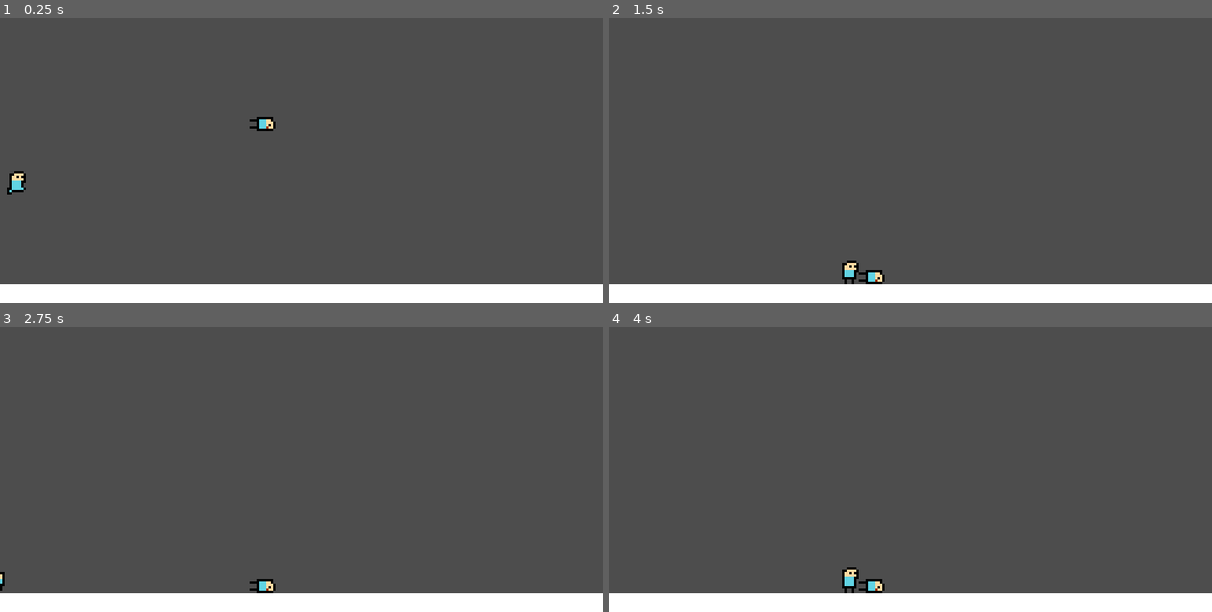
Above: before the commit, frames 1-4 (two rows, left to right).
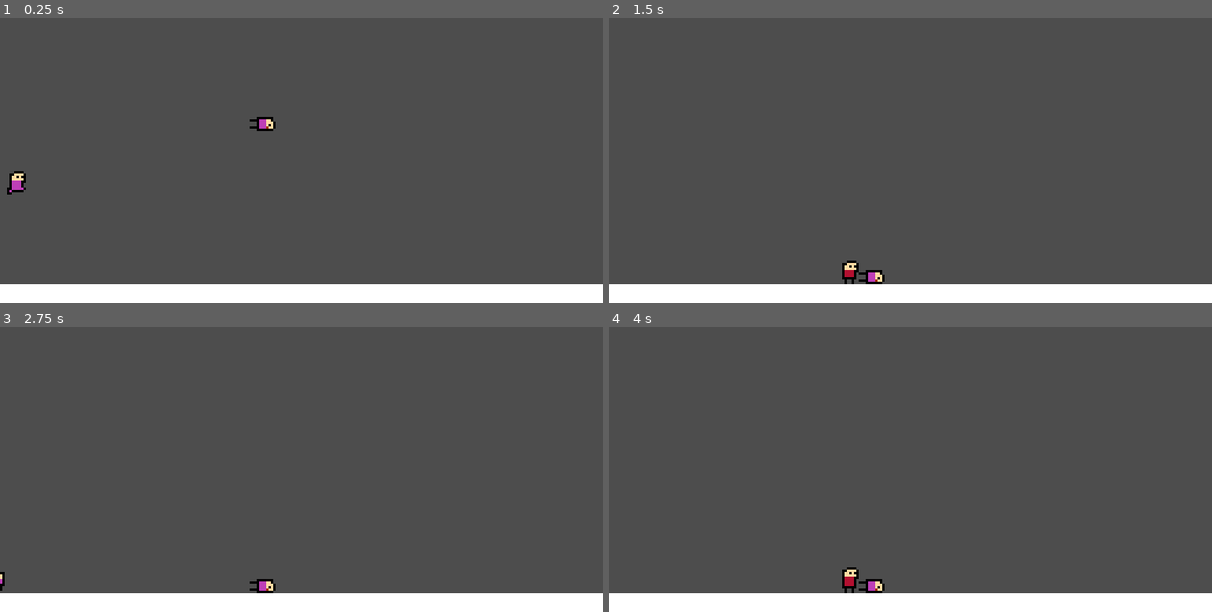
Above: after the commit, the same moments.

Repository: KeichiTS/Go-Godot-Jam-4
Game: Godot game, scene res://scenes/test_map.tscn
Two runs of this game, one before a commit and one after it. Both use one fixed random seed, a clock stepped at 60 frames per second and the inputs below. The project has no main scene, so this scene is started directly.
Inputs:
- Up to frame 1 (0.25 s): no input
- Up to frame 2 (1.5 s): hold Right (ui_right) from 0.53 s (still down)
- Up to frame 3 (2.75 s): release Right (ui_right) at 2.03 s; hold Left (ui_left) from 2.03 s (still down)
- Up to frame 4 (4 s): release Left (ui_left) at 2.78 s; hold Right (ui_right) from 2.78 s (still down)

The runs differ from the first frame. In frame 1, 0.1% of the frame differs, in the area x 1-45%, y 35-62%; in frame 2, less than 0.1%; in frame 3, less than 0.1%; in frame 4, less than 0.1%.

Commit message:
change_player_sprites

Diff:
--- a/scenes/dead_body.tscn
+++ b/scenes/dead_body.tscn
@@ -1,6 +1,6 @@
-[gd_scene load_steps=3 format=3 uid="uid://76rpw0ipxol1"]
+[gd_scene load_steps=3 format=3 uid="uid://720j117qrtlg"]
 
-[ext_resource type="Texture2D" uid="uid://dociqot8k2wnr" path="res://assets/player_sprites/Nene.png" id="1_6gc58"]
+[ext_resource type="Texture2D" uid="uid://dociqot8k2wnr" path="res://assets/player_sprites/Player.png" id="1_h5st0"]
 
 [sub_resource type="RectangleShape2D" id="RectangleShape2D_txgga"]
 size = Vector2(11, 6)
@@ -9,7 +9,7 @@
 
 [node name="sprite" type="Sprite2D" parent="."]
 position = Vector2(0, -5)
-texture = ExtResource("1_6gc58")
+texture = ExtResource("1_h5st0")
 hframes = 7
 frame = 6
 
--- a/scenes/player.tscn
+++ b/scenes/player.tscn
@@ -1,7 +1,7 @@
-[gd_scene load_steps=10 format=3 uid="uid://bcs4xhfj0aj5p"]
+[gd_scene load_steps=10 format=3 uid="uid://b08edfre7tjm8"]
 
 [ext_resource type="Script" path="res://scripts/Player.gd" id="1_mne0d"]
-[ext_resource type="Texture2D" uid="uid://dociqot8k2wnr" path="res://assets/player_sprites/Nene.png" id="2_43f2l"]
+[ext_resource type="Texture2D" uid="uid://dociqot8k2wnr" path="res://assets/player_sprites/Player.png" id="2_5rsjd"]
 
 [sub_resource type="RectangleShape2D" id="RectangleShape2D_1u7tt"]
 size = Vector2(7, 11)
@@ -100,7 +100,7 @@
 script = ExtResource("1_mne0d")
 
 [node name="sprite" type="Sprite2D" parent="."]
-texture = ExtResource("2_43f2l")
+texture = ExtResource("2_5rsjd")
 hframes = 7
 
 [node name="shape" type="CollisionShape2D" parent="."]
Binary file removed: assets/player_sprites/Nene.png
Binary file added: assets/player_sprites/Player.png
Not shown, changed: assets/player_sprites/Player.png.import
Not shown: 1 places in scenes/test_map.tscn that only renumber resources
